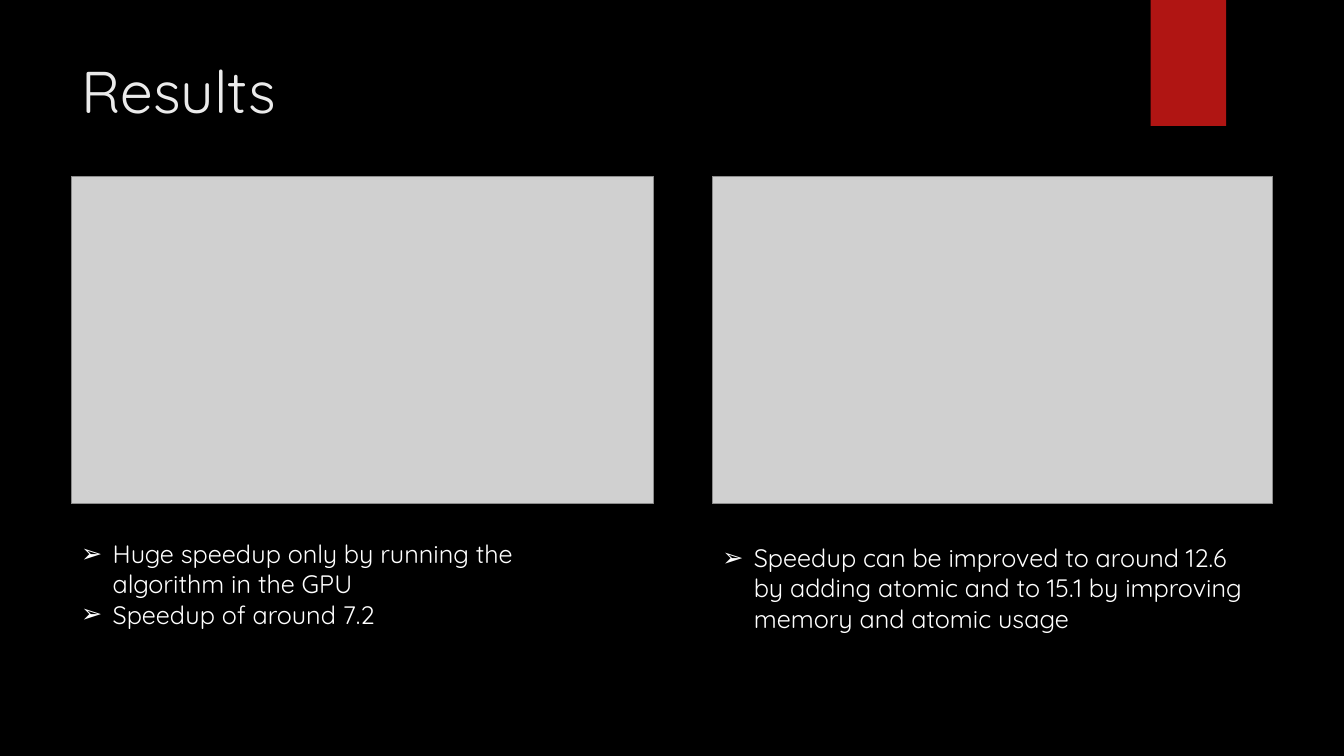
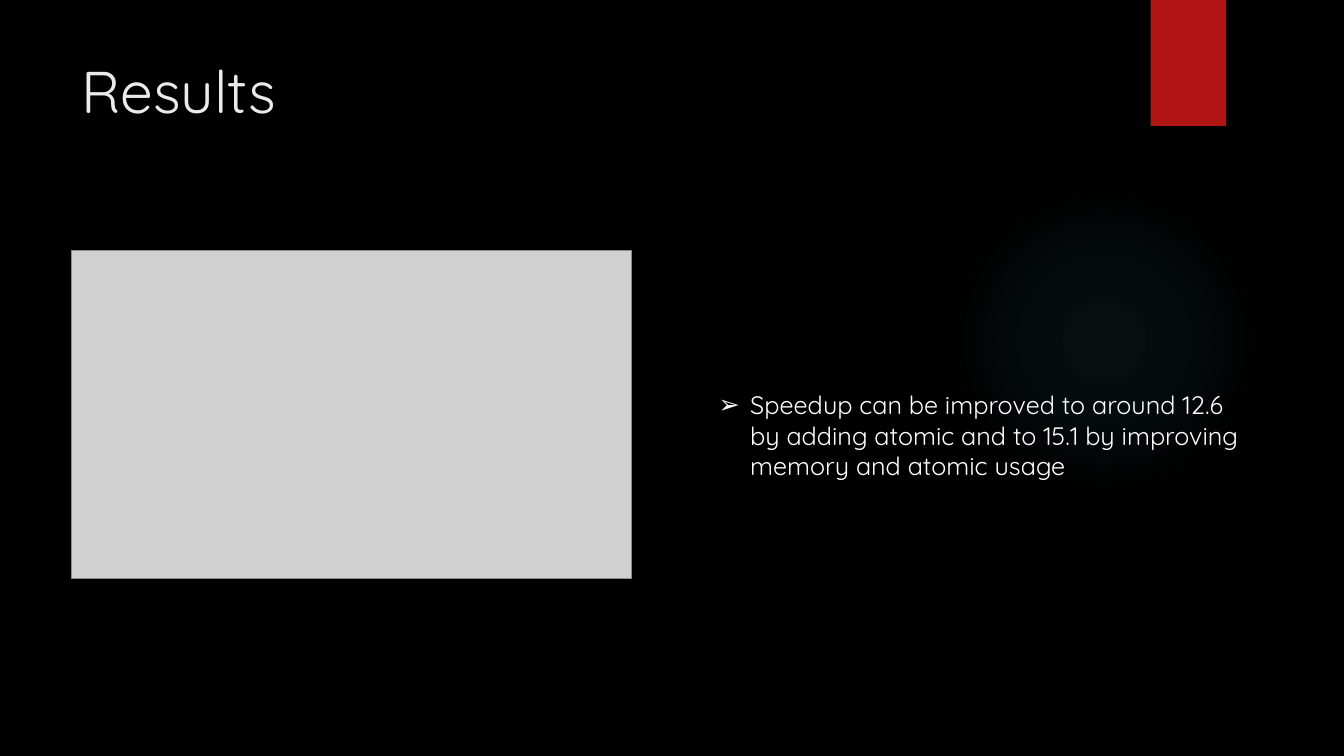
Before and after one commit to pedrocarrega/projectPCM, a slide deck: slide 6 of presentation.pptx (slide 5 before the commit). Drawn at 1344x756 pixels with LibreOffice and Linux fonts; fonts in the diff are those of the drawing; grey boxes stand for pictures; background and template pictures are left out. Boxes give left, top, right and bottom in pixels: in the first picture for what was removed or moved away, otherwise in the second. Text is boxed around its words. In the diff, an @@ line names an element or a change of style, - is before the commit and + after.

Commit message:
split results

```diff
--- a/presentation.pptx
+++ b/presentation.pptx
@@ picture removed at [72, 176, 654, 504] @@
@@ ellipse added at [949, 185, 1259, 495], fill gradient #50B9C1 @@
@@ picture: place and size @@
-picture at [713, 176, 1273, 504]
+picture at [72, 251, 632, 579]
@@ text "Speedup can be improved to ...": place and size @@
-text "Speedup can be improved to ..." at [754, 548, 1241, 633]
+text "Speedup can be improved to ..." at [750, 395, 1238, 480]
@@ text removed at [113, 544, 513, 629] @@
-➢ Huge speedup only by running the algorithm in the GPU
-➢ Speedup of around 7.2
```
Also in this commit, not shown: 1 slide added.
